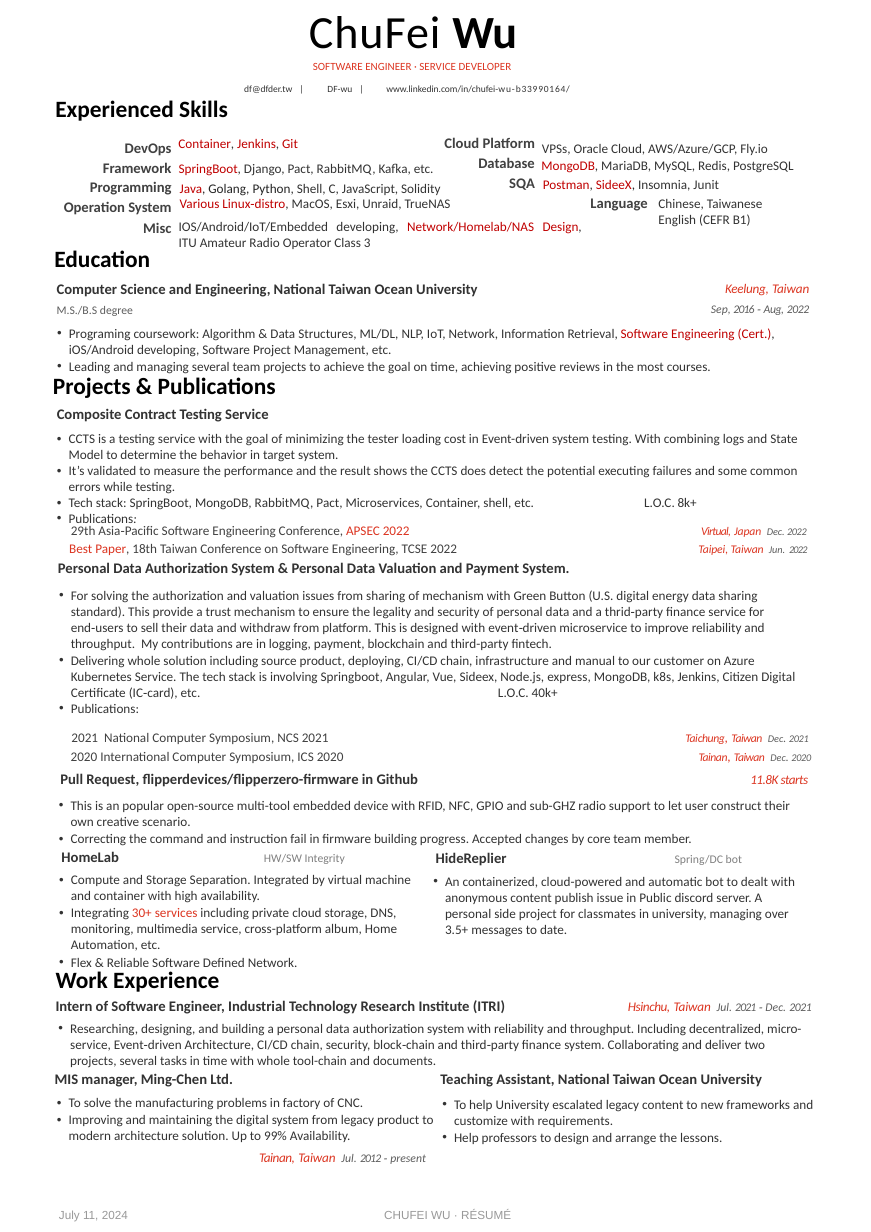
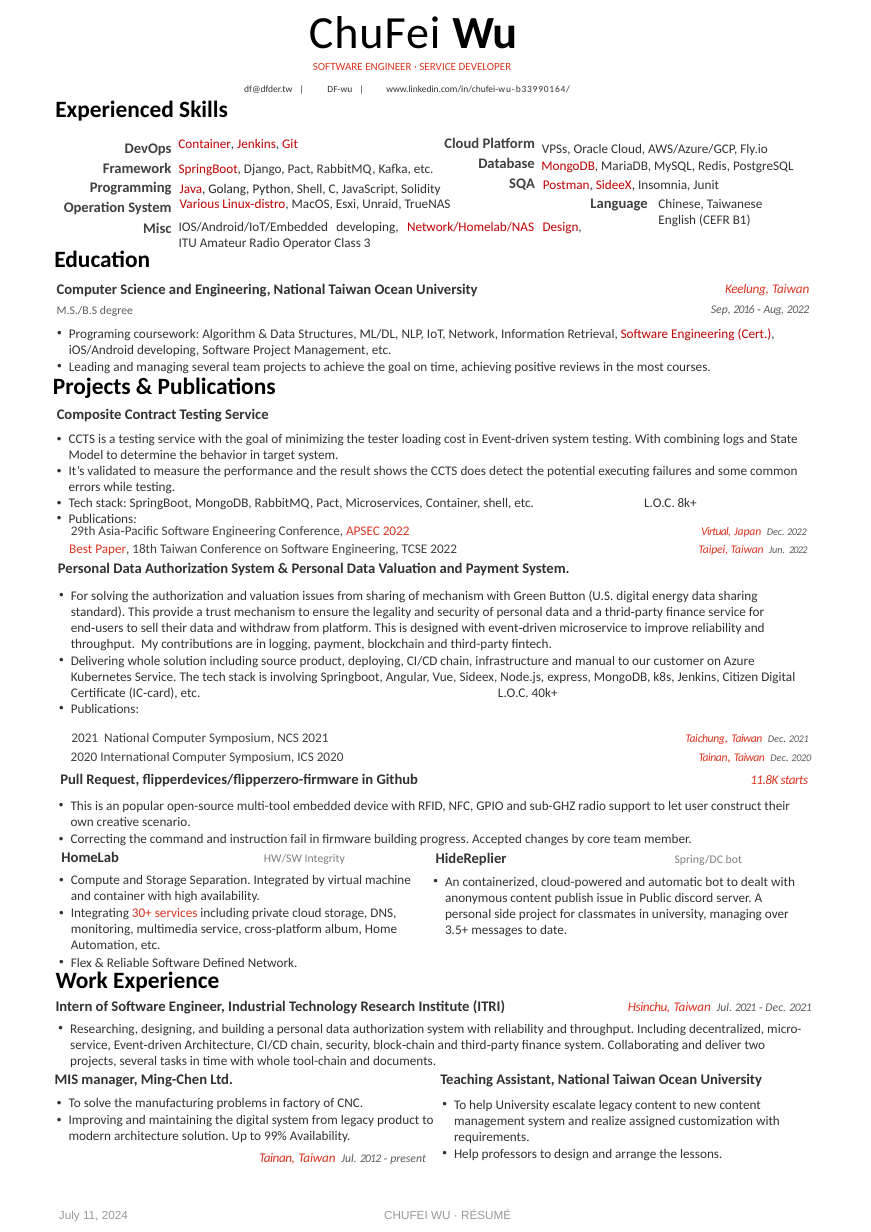
Before and after one commit to DF-wu/resume, a slide deck: slide 1 of source/CHUFEIWU_Resume.pptx. Drawn at 871x1232 pixels with LibreOffice and Linux fonts; fonts in the diff are those of the drawing; background and template pictures are left out. Boxes give left, top, right and bottom in pixels: in the first picture for what was removed or moved away, otherwise in the second. Text is boxed around its words. In the diff, an @@ line names an element or a change of style, - is before the commit and + after.

```diff
--- a/source/CHUFEIWU_Resume.pptx
+++ b/source/CHUFEIWU_Resume.pptx
@@ text at [454,1100,780,1143]: text changed @@
-• To help University escalated legacy content to new frameworks and customize with requirements.
+• To help University escalate legacy content to new content management system and realize assigned customization with requirements.
```
Also in this commit, not shown: 2 other files.
